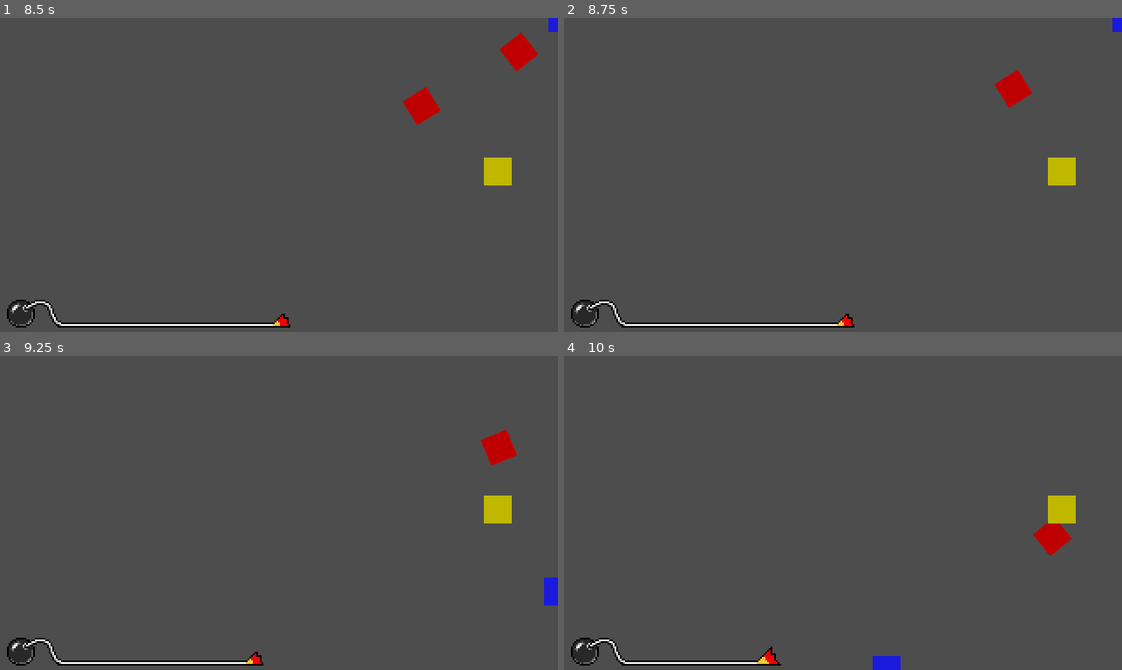
Above: before the commit, frames 1-4 (two rows, left to right).
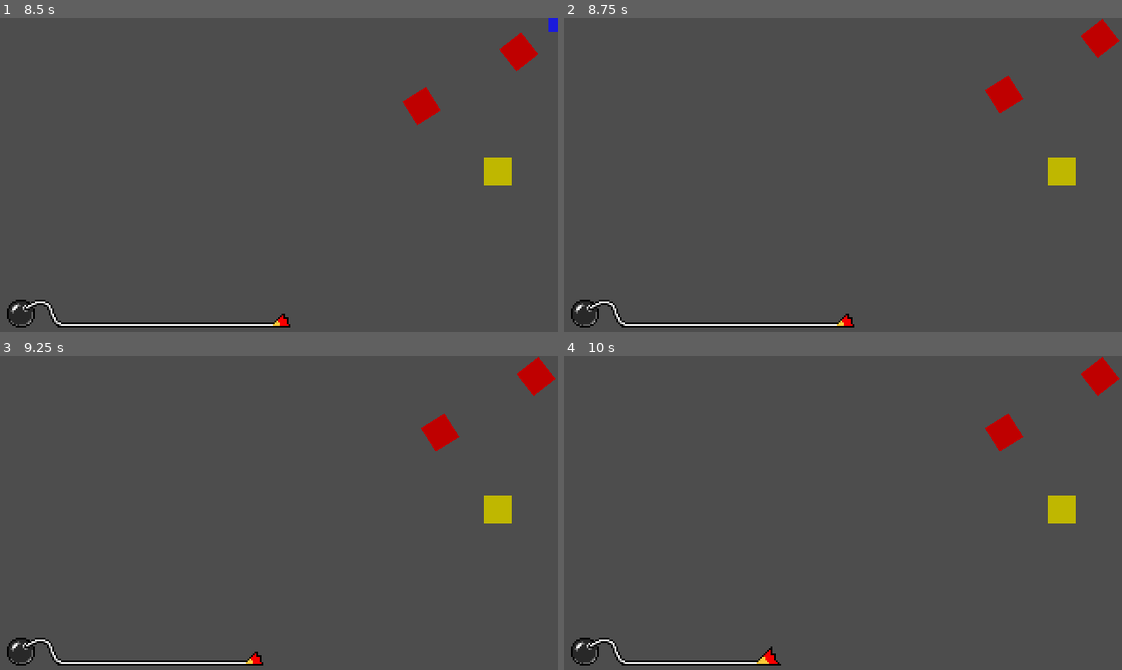
Above: after the commit, the same moments.

Repository: MuizHamzat/MicroGame
Game: Godot game, scene res://scenes/main/main.tscn
Same seed, same stepped clock (60 frames per second), same inputs: the game is played once before the commit and once after it. Sound files missing from this copy of the repository are replaced by a short silence.
Inputs (mouse positions are in pixels of both pictures, inside the frame that each line leads up to):
- Up to frame 1 (8.5 s): click "Start" at 0.5 s; tap Enter (keyboard_action) at 1.25, 2.1, 3.6, 5.1, 6.6, 8.1 s; move the mouse to (251, 237) at 1.27 s; hold Enter (keyboard_action) 1.28-2.03 s; hold W (keyboard_up) 1.28-2.78 s; click (251, 237) at 1.42 s; move the mouse to (446, 222) at 2.02 s; move the mouse to (111, 127) at 2.77 s; hold Enter (keyboard_action) 2.78-3.53 s; hold A (keyboard_left) 2.78-4.28 s; move the mouse to (306, 175) at 3.52 s; click (306, 175) at 3.67 s; move the mouse to (195, 96) at 4.27 s; hold S (keyboard_down) 4.28-5.03 s; hold Enter (keyboard_action) 4.28-5.03 s; move the mouse to (401, 159) at 5.02 s; hold D (keyboard_right) 5.03-5.78 s; move the mouse to (167, 190) at 5.77 s; hold W (keyboard_up) 5.78-6.53 s; hold Enter (keyboard_action) 5.78-6.53 s; click (167, 190) at 5.92 s; move the mouse to (334, 105) at 6.52 s; hold D (keyboard_right) from 6.53 s (still down); move the mouse to (251, 237) at 7.27 s; hold Enter (keyboard_action) 7.28-8.03 s; move the mouse to (446, 222) at 8.02 s; click (446, 222) at 8.17 s
- Up to frame 2 (8.75 s): keep holding D (keyboard_right)
- Up to frame 3 (9.25 s): move the mouse to (111, 465) at 8.77 s; release D (keyboard_right) at 8.78 s; hold S (keyboard_down) from 8.78 s (still down); hold Enter (keyboard_action) from 8.78 s (still down)
- Up to frame 4 (10 s): move the mouse to (870, 513) at 9.52 s; release S (keyboard_down) at 9.53 s; release Enter (keyboard_action) at 9.53 s; hold A (keyboard_left) from 9.53 s (still down); tap Enter (keyboard_action) at 9.6 s

Frame 1 is identical in both runs. In frame 2, 0.9% of the frame differs, in the area x 75-100%, y 0-31%; in frame 3, 1.6%, in the area x 75-100%, y 0-80%; in frame 4, 1.5%.

Commit message:
Edited player attack
Originally it was always on. But now it turns on when spacebar is pressed for a short duration, then turned off again. Attack now has a cooldown as well.

Also game now ends when player dies

Diff:
--- a/MacGDC Microgame Jam 2024 Template/microgames/RideOrDie/scenes/player.tscn
+++ b/MacGDC Microgame Jam 2024 Template/microgames/RideOrDie/scenes/player.tscn
@@ -36,8 +36,13 @@
 [node name="CollisionShape2D" type="CollisionShape2D" parent="hitbox"]
 shape = SubResource("CircleShape2D_dowau")
 
-[node name="Attack" type="Timer" parent="."]
+[node name="AttackCooldown" type="Timer" parent="."]
+one_shot = true
+
+[node name="AttackDuration" type="Timer" parent="."]
+wait_time = 0.2
 one_shot = true
 
 [connection signal="body_entered" from="hitbox" to="." method="_on_hitbox_body_entered"]
-[connection signal="timeout" from="Attack" to="." method="_on_attack_timeout"]
+[connection signal="timeout" from="AttackCooldown" to="." method="_on_attack_timeout"]
+[connection signal="timeout" from="AttackDuration" to="." method="_on_attack_duration_timeout"]
--- a/MacGDC Microgame Jam 2024 Template/microgames/RideOrDie/scripts/main.gd
+++ b/MacGDC Microgame Jam 2024 Template/microgames/RideOrDie/scripts/main.gd
@@ -3,10 +3,13 @@
 # Called when the node enters the scene tree for the first time.
 func _ready() -> void:
 	super()
+	Globals.target_alive = true
 
 
-func _on_player_killed() -> void:
+func _on_player_killed():
 	lose_game.emit()
+	await get_tree().create_timer(2).timeout
+	finish_game.emit()
 
 
 func _on_prize_collect():
--- a/MacGDC Microgame Jam 2024 Template/microgames/RideOrDie/scripts/player.gd
+++ b/MacGDC Microgame Jam 2024 Template/microgames/RideOrDie/scripts/player.gd
@@ -1,15 +1,16 @@
 extends CharacterBody2D
 
 @onready var hitbox = $hitbox
-@onready var attack = $Attack
+@onready var attackCooldown = $AttackCooldown
+@onready var attackDuration = $AttackDuration
 
 var screen_size
 const SPEED = 300.0
-var can_attack = true
 
 
 func _ready():
 	screen_size = get_viewport_rect().size
+	$hitbox/CollisionShape2D.disabled = true
 
 func _physics_process(delta):
 	velocity = Vector2.ZERO
@@ -23,10 +24,12 @@
 		velocity.x += 1;
 
 	# Attack
-	if Input.is_action_pressed("keyboard_action") and can_attack:
+	if Input.is_action_pressed("keyboard_action") and attackCooldown.is_stopped():
 		#play here animation
-		can_attack = false
-		attack.start()
+		$hitbox/CollisionShape2D.disabled = false
+		#Start cooldown and duration timer
+		attackCooldown.start()
+		attackDuration.start()
 
 	# Normalizing the speed so diagonal isnt faster (can add animation after :))
 	if velocity.length() > 0:
@@ -49,10 +52,11 @@
 	object.queue_free()
 
 
-func _on_attack_timeout():
-	can_attack = true
-
 
 func _on_hitbox_body_entered(body):
 	if body.is_in_group("Enemies"):
 		kill(body)
+
+
+func _on_attack_duration_timeout():
+	$hitbox/CollisionShape2D.set_deferred("disabled", true)
Not shown: 1 places in MacGDC Microgame Jam 2024 Template/microgames/RideOrDie/scenes/enemy.tscn that only renumber resources
